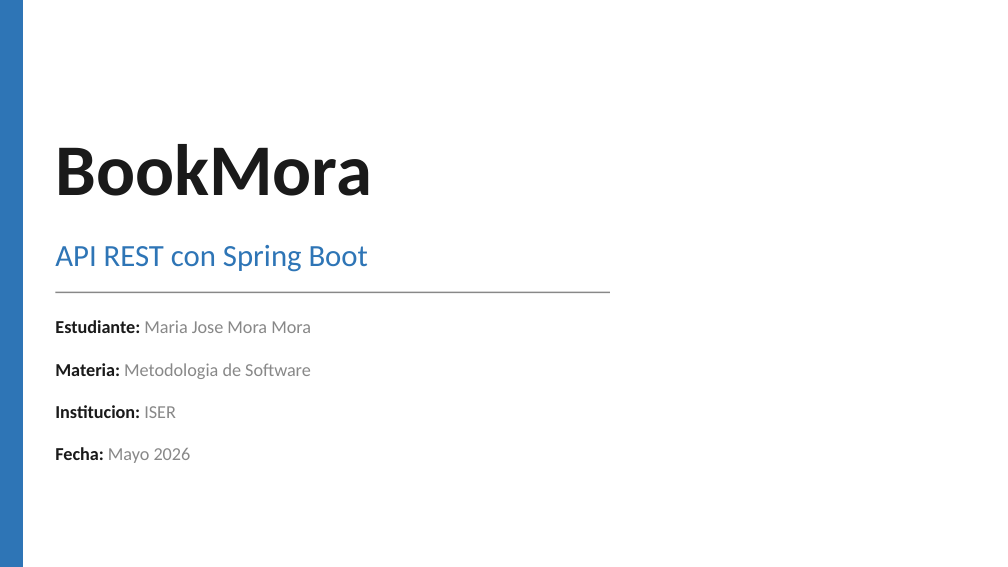
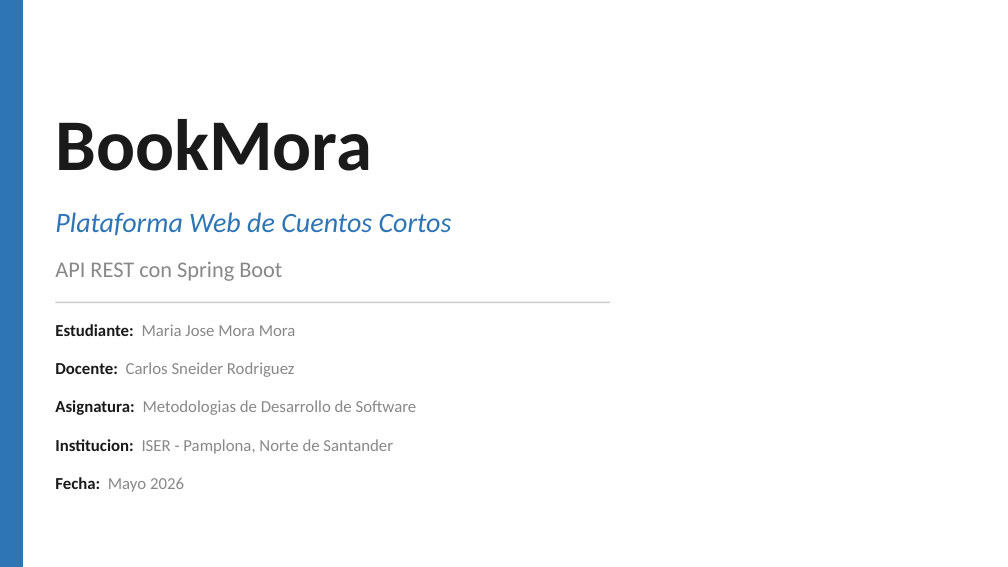
Before and after one commit to Mora1812/Metodologia_BookMora_Proyecto, a slide deck: slide 1 of BookMora_Presentacion.pptx. Drawn at 1008x567 pixels with LibreOffice and Linux fonts; fonts in the diff are those of the drawing. Boxes give left, top, right and bottom in pixels: in the first picture for what was removed or moved away, otherwise in the second. Text is boxed around its words. In the diff, an @@ line names an element or a change of style, - is before the commit and + after.

```diff
--- a/BookMora_Presentacion.pptx
+++ b/BookMora_Presentacion.pptx
@@ text "BookMora": place and size @@
-text "BookMora" at (55, 144, 372, 196)
+text "BookMora" at (55, 119, 372, 171)
@@ text added at (55, 212, 452, 236), 20 pt, text #2E75B6, italic @@
+Plataforma Web de Cuentos Cortos
@@ text "API REST con Spring Boot": place and size @@
-text "API REST con Spring Boot" at (55, 245, 368, 272)
+text "API REST con Spring Boot" at (55, 262, 282, 281)
@@ text "API REST con Spring Boot" at (55, 262, 282, 281): size 22 to 16 pt, text colour #2E75B6 to #888888 @@
@@ text "Estudiante: Maria Jose Mora Mora" at (55, 324, 296, 336): size 13 to 12 pt @@
@@ line moved from (55, 292) - (610, 292) to (55, 302) - (610, 302) @@
@@ line (55, 302) - (610, 302): stroke #888888 1 pt to #CCCCCC 1 pt @@
@@ text added at (55, 362, 295, 377), 12 pt, text #888888 @@
+Docente: Carlos Sneider Rodriguez
@@ text at (55, 400, 417, 415): text changed; size 13 to 12 pt @@
-Materia: Metodologia de Software
+Asignatura: Metodologias de Desarrollo de Software
@@ text at (55, 439, 393, 454): text changed; size 13 to 12 pt; text colour #1A1A1A to #888888; bold off @@
-Institucion: ISER
+Institucion: ISER - Pamplona, Norte de Santander
@@ text "Fecha: Mayo 2026" at (55, 477, 184, 492): size 13 to 12 pt @@
@@ text "Fecha: Mayo 2026": place and size @@
-text "Fecha: Mayo 2026" at (55, 447, 191, 463)
+text "Fecha: Mayo 2026" at (55, 477, 184, 492)
```
Also in this commit, not shown: 11 other slides changed, 2 slides added, 2 slides removed, 7 other files.
